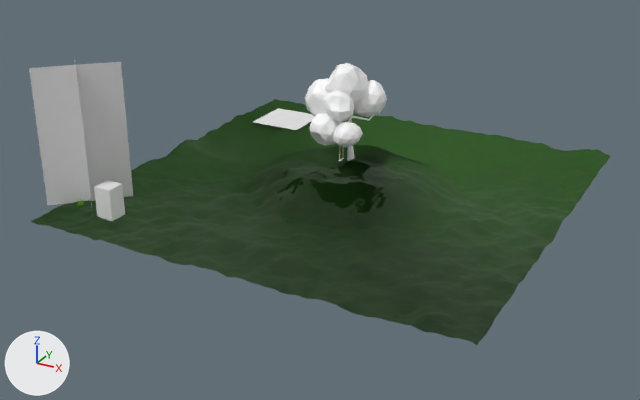
The glTF model assets/models/endings/forest-swing.glb as it was, and as the next commit left it.
One viewpoint serves both versions: a 50 mm lens placed at (20.9, -41.0, 19.2), pointed at (-0.5, -2.0, -0.2). Every picture has the same lights, and +X, +Y and +Z are marked at lower left. The picture after the commit comes second. Where no turn or scale is listed for an object, it has been applied to the vertices. Vertices at exactly the same position are counted once.

Before the edit, the objects in view are built like this:
```python
ob_ground_forestclearing = bpy.data.objects.new('Ground_ForestClearing', me_平面)
ob_ground_forestclearing.location = (0.0, 0.0, 0.0)
ob_pathboundary = bpy.data.objects.new('PathBoundary', me_平面_009)
ob_pathboundary.location = (-8.41, 7.72, 0.3)
ob_pathboundary.scale = (1.7, 1.7, 1.7)
ob_peole = bpy.data.objects.new('Peole', me_立方體)
ob_peole.location = (-8.63, -9.64, 0.94)
ob_swing_hero = bpy.data.objects.new('Swing_Hero', me_平面_006)
ob_swing_hero.location = (-0.09, -0.27, 2.74)
ob_tree_hero = bpy.data.objects.new('Tree_Hero', me_vert_011)
ob_tree_hero.location = (0.02, 0.62, 0.47)
ob_treecard_template = bpy.data.objects.new('TreeCard_Template', me_平面_003)
ob_treecard_template.location = (-11.02, -8.53, 0.0)
```
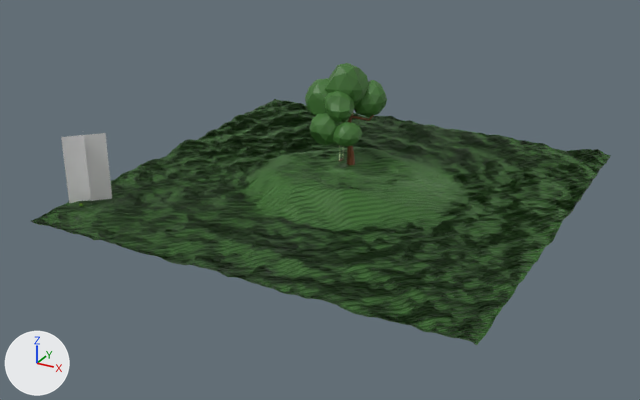
The change, as a diff of the scene's bpy script:
```diff
--- a/assets/models/endings/forest-swing.glb.py
+++ b/assets/models/endings/forest-swing.glb.py
@@ mat_tronco_normal @@
 mat_tronco_normal = principled_material('tronco normal')
-mat_tronco_normal.base_color = (1.0, 1.0, 1.0)  # white #ffffff
+mat_tronco_normal.base_color = (0.174, 0.0598, 0.016)  # brown #744522
 mat_tronco_normal.roughness = 0.595
@@ me_平面 @@
 # used by ob_ground_forestclearing; location = (0.0, 0.0, 0.0)
-me_平面.from_pydata(...)  # 16641 vertices, 32768 faces; spans x -12.0..12.0, y -12.0..12.0, z -0.3..1.6
+me_平面.from_pydata(...)  # 16641 vertices, 32768 faces; spans x -12.0..12.0, y -12.0..12.0, z -0.3..1.4
+# me_平面 part 1: 2332 of 16641 vertices moved; they spanned x -4.5..5.6, y -5.8..3.8, z -0.1..1.6 and now span x -4.6..5.6, y -5.8..3.7, z -0.2..1.4; mean shift (-0.3, 0.0, -0.3); largest move (1.5, -3.0, 1.3) -> (1.0, -3.0, 0.9)
 me_平面.materials.append(mat_turf)
@@ me_vert_011 @@
 me_vert_011.from_pydata(...)  # 450 vertices, 800 faces; spans x -2.64..1.59, y -2.07..2.0, z -0.02..6.34
 # used by ob_tree_hero; location = (0.02, 0.62, 0.47)
+# me_vert_011 part 2: all 560 faces that had it switch from mat_folhas (white #ffffff) to mat_turf (dark green #407332)
 me_vert_011.materials.append(mat_tronco_normal)
@@ me_平面_003 @@
 # used by ob_treecard_template; location = (-11.02, -8.53, 0.0)
-me_平面_003.from_pydata(...)  # 8 vertices, 4 faces; spans x -1.59..1.59, y -1.59..1.59, z 0.0..7.5
+me_平面_003.from_pydata(...)  # 8 vertices, 4 faces; spans x -0.8..0.8, y -0.8..0.8, z 0.0..3.75
+# me_平面_003 part 3: the whole mesh is scaled about the mesh origin by 0.5
 me_平面_003.materials.append(mat_tree)
@@ ob_pathboundary @@
-ob_pathboundary = bpy.data.objects.new('PathBoundary', me_平面_009)
-ob_pathboundary.location = (-8.41, 7.72, 0.3)
-ob_pathboundary.scale = (1.7, 1.7, 1.7)
+ob_pathboundary = bpy.data.objects.new('PathBoundary', None)
+ob_pathboundary.location = (0.02, 8.78, 0.52)
@@ ob_peole @@
-ob_peole = bpy.data.objects.new('Peole', me_立方體)
-ob_peole.location = (-8.63, -9.64, 0.94)
```

Changed parts and their boxes [x1, y1, x2, y2] in the pictures (640 x 400 px; the box of a moved part takes in the faces that stretch with it):
'TreeCard_Template', moved, rescaled (50% narrower, 51% shorter): before [29, 58, 133, 205]; after [61, 133, 112, 205]
'Tree_Hero', recoloured (white to dark green): [305, 63, 387, 161] in both
'Peole', deleted: before [94, 180, 125, 221]
'PathBoundary', no longer drawn: before [253, 108, 314, 130]
'Swing_Hero', recoloured: [338, 154, 344, 161] in both
part 1 of me_平面, moved or reshaped: before [240, 145, 448, 237]; after [239, 147, 448, 237]
part 2 of me_vert_011, recoloured (white to dark green): [305, 63, 387, 147] in both
